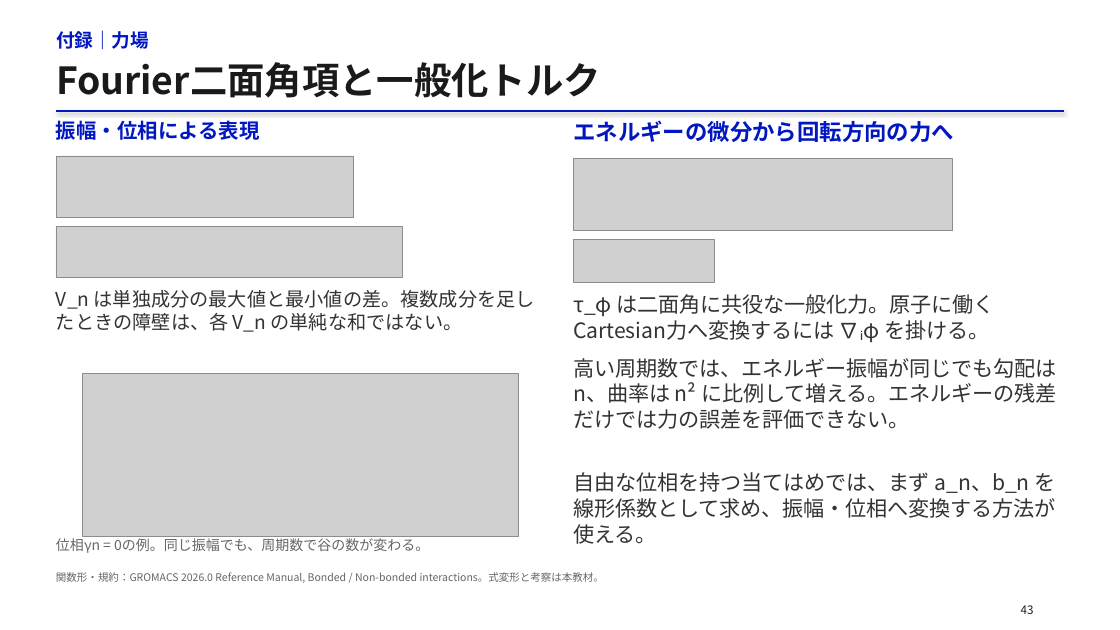
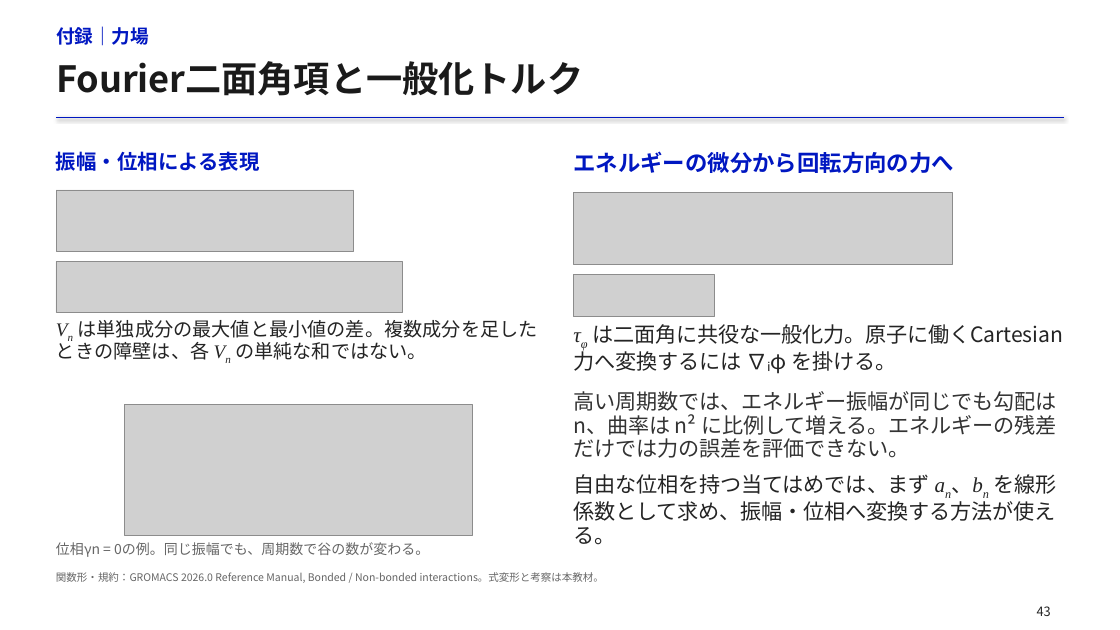
Before and after one commit to matsunagalab/lecture_bioinfo, a slide deck: slide 43 of 09_分子の相互作用と構造の安定性/09_分子の相互作用と構造の安定性.pptx. Drawn at 1120x630 pixels with LibreOffice and Linux fonts; fonts in the diff are those of the drawing; grey boxes stand for pictures. Boxes give left, top, right and bottom in pixels: in the first picture for what was removed or moved away, otherwise in the second. Text is boxed around its words. In the diff, an @@ line names an element or a change of style, - is before the commit and + after.

```diff
--- a/09_分子の相互作用と構造の安定性/09_分子の相互作用と構造の安定性.pptx
+++ b/09_分子の相互作用と構造の安定性/09_分子の相互作用と構造の安定性.pptx
@@ text "付録｜力場": place and size @@
-text "付録｜力場" at [56, 30, 149, 50]
+text "付録｜力場" at [56, 26, 149, 46]
@@ text "Fourier二面角項と一般化トルク" at [56, 61, 583, 96]: size 32 to 31 pt; line spacing 1.15 to 38pt @@
@@ line moved from (56, 111) - (1065, 111) to (56, 118) - (1065, 118) @@
@@ text "振幅・位相による表現": place and size @@
-text "振幅・位相による表現" at [56, 120, 259, 140]
+text "振幅・位相による表現" at [56, 151, 259, 171]
@@ text "振幅・位相による表現" at [56, 151, 259, 171]: line spacing 21.4pt to 19.6pt; more space between paragraphs @@
@@ text "エネルギーの微分から回転方向の力へ": place and size @@
-text "エネルギーの微分から回転方向の力へ" at [573, 120, 954, 142]
+text "エネルギーの微分から回転方向の力へ" at [573, 151, 954, 173]
@@ text "エネルギーの微分から回転方向の力へ" at [573, 151, 954, 173]: line spacing 23.4pt to 21.5pt; more space between paragraphs @@
@@ 4 pictures: place and size @@
-4 pictures at [56, 156, 953, 282]
+4 pictures at [56, 190, 953, 317]
@@ text at [56, 320, 538, 360]: text changed; text colour #333333 to #242424 @@
-V_n は単独成分の最大値と最小値の差。複数成分を足したときの障壁は、各 V_n の単純な和ではない。
+Vn は単独成分の最大値と最小値の差。複数成分を足したときの障壁は、各 Vn の単純な和ではない。
@@ text at [592, 324, 1063, 371]: text changed; text colour #333333 to #242424 @@
-τ_φ は二面角に共役な一般化力。原子に働くCartesian力へ変換するには ∇ᵢφ を掛ける。
+τφ は二面角に共役な一般化力。原子に働くCartesian力へ変換するには ∇ᵢφ を掛ける。
@@ picture: place and size @@
-picture at [83, 374, 519, 537]
+picture at [124, 405, 473, 535]
@@ text "高い周期数では、エネルギー振幅が同じでも勾配は n、曲率は n² に比例して増える。エネルギーの残差だけでは力の誤差を評 ...": place and size @@
-text "高い周期数では、エネルギー振幅が同じでも勾配は n、曲率は n² に比例して増える。エネルギーの残差だけでは力の誤差を評 ..." at [573, 358, 1057, 429]
+text "高い周期数では、エネルギー振幅が同じでも勾配は n、曲率は n² に比例して増える。エネルギーの残差だけでは力の誤差を評 ..." at [573, 391, 1057, 458]
@@ text "高い周期数では、エネルギー振幅が同じでも勾配は n、曲率は n² に比例して増える。エネルギーの残差だけでは力の誤差を評 ..." at [573, 391, 1057, 458]: line spacing 22.1pt to 20.2pt; more space between paragraphs @@
@@ text at [573, 474, 1057, 545]: text changed; text colour #333333 to #242424 @@
-自由な位相を持つ当てはめでは、まず a_n、b_n を線形係数として求め、振幅・位相へ変換する方法が使える。
+自由な位相を持つ当てはめでは、まず an、bn を線形係数として求め、振幅・位相へ変換する方法が使える。
@@ text "位相γn = 0の例。同じ振幅でも、周期数で谷の数が変わる。": place and size @@
-text "位相γn = 0の例。同じ振幅でも、周期数で谷の数が変わる。" at [56, 536, 429, 553]
+text "位相γn = 0の例。同じ振幅でも、周期数で谷の数が変わる。" at [56, 542, 429, 557]
@@ text "43" at [1037, 606, 1051, 616]: size 10 to 11 pt, text colour #202020 to #242424; alignment left to centre; line spacing 14pt to 1.18 @@
```
Also in this commit, not shown: 52 other slides changed, 3 slides added, 1 slide removed, 3 other files.
